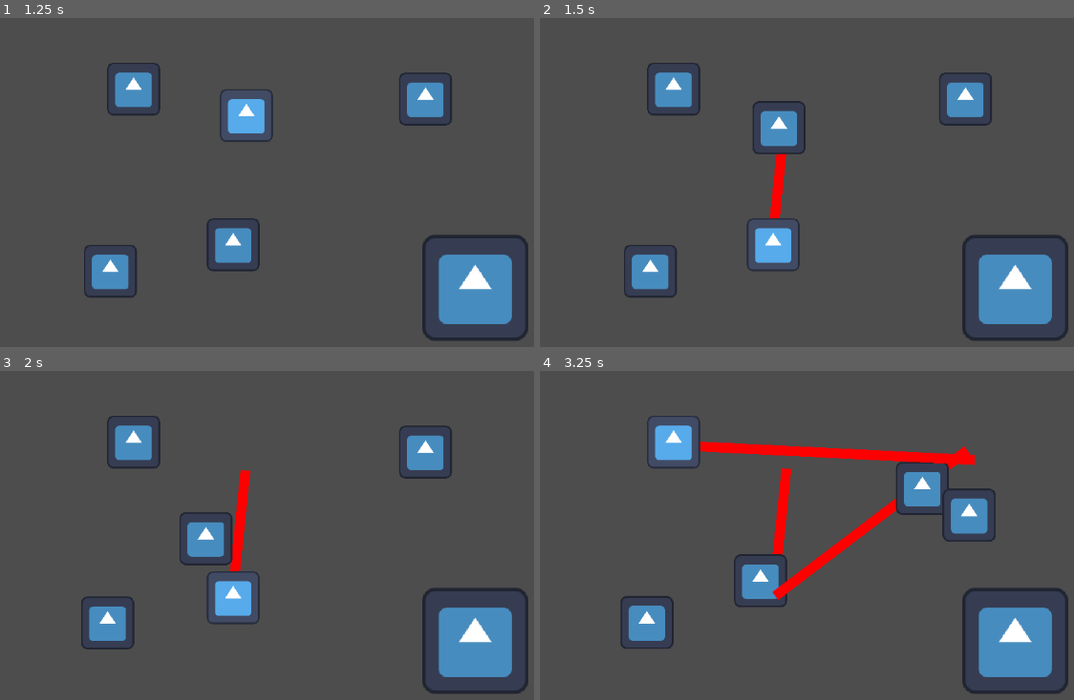
Above: before the commit, frames 1-4 (two rows, left to right).
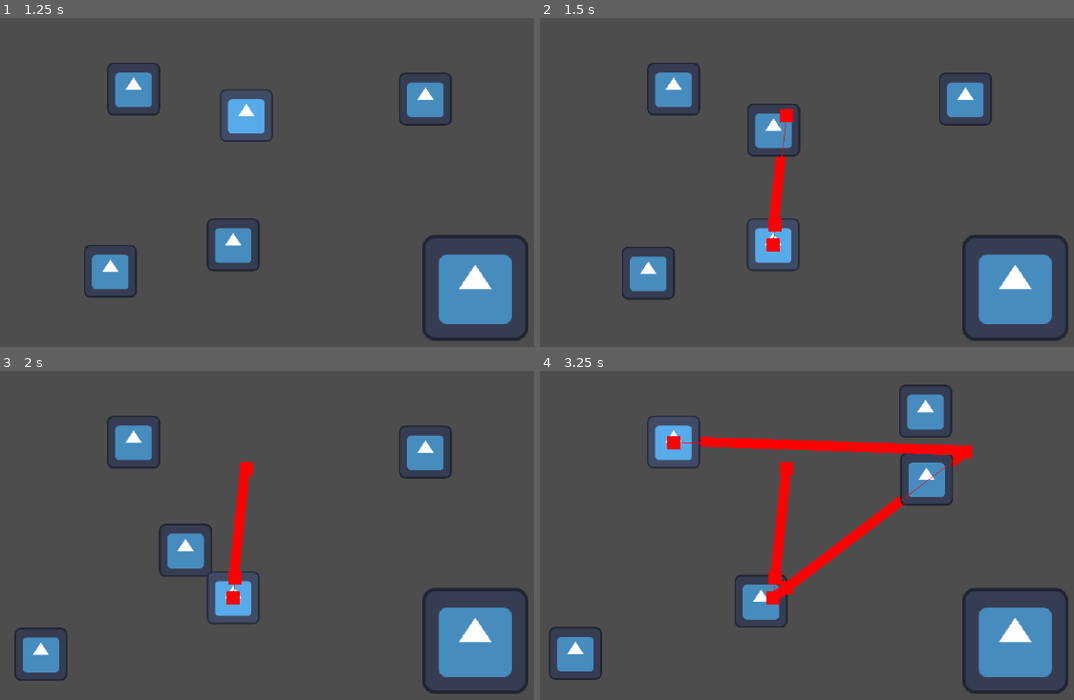
Above: after the commit, the same moments.

Repository: EEGAR1/summer-game-jam
Game: Godot game, scene res://scenes/main.tscn
Two runs of this game, one before a commit and one after it. Both use one fixed random seed, a clock stepped at 60 frames per second and the inputs below. The project has no main scene, so this scene is started directly. The engine's default icon, where the game draws it, is replaced by a stand-in: a white triangle on a blue panel in a dark square.
Inputs (mouse positions are in pixels of both pictures, inside the frame that each line leads up to):
- Up to frame 1 (1.25 s): tap Enter at 0.5 s; move the mouse to (245, 116) at 0.52 s; press the mouse at (245, 116) at 0.53 s
- Up to frame 2 (1.5 s): tap Space at 1.25 s; move the mouse to (774, 245) at 1.27 s; release the mouse at (774, 245) at 1.28 s; click (774, 245) at 1.35 s
- Up to frame 3 (2 s): no input
- Up to frame 4 (3.25 s): move the mouse to (967, 453) at 2.02 s; press the mouse at (967, 453) at 2.03 s; move the mouse to (673, 443) at 2.77 s; release the mouse at (673, 443) at 2.78 s; click (673, 443) at 2.85 s

Frame 1 is identical in both runs. In frame 2, 1.7% of the frame differs, in the area x 15-50%, y 25-86%; in frame 3, 3.7%; in frame 4, 8.5%, in the area x 1-86%, y 4-94%.

Commit message:
FINALLY PATHFINDING IS NOT HORRIBLE!!!!

Diff:
--- a/scenes/prefab/person.tscn
+++ b/scenes/prefab/person.tscn
@@ -25,11 +25,11 @@
 path_desired_distance = 50.0
 target_desired_distance = 50.0
 avoidance_enabled = true
-radius = 8.0
-neighbor_distance = 50.0
-time_horizon_agents = 5.0
-time_horizon_obstacles = 5.0
+neighbor_distance = 1000.0
+time_horizon_agents = 15.0
+time_horizon_obstacles = 15.0
 max_speed = 50.0
+debug_enabled = true
 
 [node name="BuildingSense" type="Area2D" parent="." unique_id=745415576]
 
--- /dev/null
+++ b/scripts/classes/custom_nav_path.gd
@@ -0,0 +1,37 @@
+class_name CustomPath
+
+var path : Array[Vector2]
+
+var overall_path : Array[Vector2]
+
+func translate(n : PackedVector2Array):
+	for i in n:
+		path.append(i)
+	overall_path = path.duplicate()
+
+func clear():
+	path.clear()
+
+func set_link(index : int, value : Vector2):
+	path.set(index, value)
+
+func get_path() -> Array[Vector2]:
+	return path
+
+func get_link(index : int) -> Vector2:
+	return path[index]
+
+func add_link(index : int, pos : Vector2):
+	path.insert(index, pos)
+
+func get_next_pos(global_position : Vector2, velocity : Vector2) -> Vector2:
+	if len(path) <= 0:	return global_position
+
+	var p = path[0]
+	if global_position.distance_to(p) < 8.0:
+		reach()
+
+	return p
+
+func reach():
+	path.pop_front()
--- a/scripts/person.gd
+++ b/scripts/person.gd
@@ -37,70 +37,51 @@
 			movement_target += Vector2(cos(rand), sin(rand)) * 16.0
 	navigation_agent.target_position = movement_target
 
-class CustomPath:
-	var path : Array[Vector2]
-
-	var overall_path : Array[Vector2]
-
-	func translate(n : PackedVector2Array):
-		for i in n:
-			path.append(i)
-		overall_path = path.duplicate()
-
-	func clear():
-		path.clear()
-
-	func set_link(index : int, value : Vector2):
-		path.set(index, value)
-
-	func get_path() -> Array[Vector2]:
-		return path
-
-	func get_link(index : int) -> Vector2:
-		return path[index]
-
-	func add_link(index : int, pos : Vector2):
-		path.insert(index, pos)
-
-	func get_next_pos(global_position : Vector2, velocity : Vector2) -> Vector2:
-		if len(path) <= 0:	return global_position
-
-		var p = path[0]
-		if global_position.distance_to(p) < 8.0:
-			reach()
-
-		return p
-
-	func reach():
-		path.pop_front()
-
 var current_path : CustomPath = CustomPath.new()
 
-var steps := 12
+var steps := 1
 func path_postprocess():
 	current_path.clear()
 	current_path.translate(navigation_agent.get_current_navigation_path())
+	current_path.path = [current_path.path[0], current_path.path[len(current_path.path) - 1]]
 
+	'''
 	for step in range(steps):
 		# Bump path points that go through other agents
 		var last_link := global_position
-		for link in current_path.get_path():
+		for link in current_path.get_path().duplicate():
 			var index = current_path.get_path().find(link)
-
-			var space_state = get_world_2d().direct_space_state
-			var query = PhysicsRayQueryParameters2D.create(link, last_link)
-			query.exclude.append(self.get_rid())
-			var result = space_state.intersect_ray(query)
-
-			if result != {}:	if result.collider != self:	if result.collider is Person:
-				# Calculate nudge
-				var starting = result.position
-				var other_target = result.collider.global_position
-				var vector = starting - other_target
-				current_path.add_link(index, other_target + vector.normalized() * 18.0)
+			var results = check_box_intersection(link, last_link, 16.0)
+			for result in results:
+				if result != {}:	if result.collider != self:	if result.collider is Person:
+					# Calculate nudge
+					var other_target = result.collider.global_position
+					var sign_ = sign(link - other_target).x if abs(link.x - other_target.x) > abs(link.y - other_target.y) else sign(link - other_target).y
+					var vector = (link - other_target).rotated(deg_to_rad(90 * sign_))
+					current_path.add_link(index, other_target + vector.normalized() * 18.0)
 
 			last_link = link
+	'''
 
+func check_box_intersection(from_pos: Vector2, to_pos: Vector2, box_width: float):
+	var center = (from_pos + to_pos) / 2
+	var direction = (to_pos - from_pos)
+	var length = direction.length()
+	var angle = direction.angle()
+
+	var shape = RectangleShape2D.new()
+	shape.size = Vector2(box_width, length)
+
+	var query = PhysicsShapeQueryParameters2D.new()
+	query.set_shape(shape)
+	query.transform = Transform2D(angle, center)
+
+	var space_state = get_world_2d().direct_space_state
+	var result = space_state.intersect_shape(query)
+
+	return result
+
+var stopped := false
 func _physics_process(delta):
 	queue_redraw()
 
@@ -108,6 +89,8 @@
 
 	match current_state:
 		STATE.WORKING:
+			stopped = false
+
 			# Select and move a worker
 			if mouse_over and Input.is_action_just_pressed("m1"):
 				current_state = STATE.SELECTED
@@ -125,14 +108,14 @@
 			navigation_agent.set_velocity(n_velocity)
 
 		STATE.SELECTED:
-			navigation_agent.set_velocity(Vector2.ZERO)
+			stopped = true
 			modulate = Color(1.224, 1.224, 1.224, 1.0)
 			if Input.is_action_just_pressed("m1"):
 				set_movement_target(get_global_mouse_position())
 				current_state = STATE.WORKING
 
 		STATE.BUILDING:
-			navigation_agent.set_velocity(Vector2.ZERO)
+			stopped = true
 
 	target_positions.set(id, navigation_agent.target_position)
 
@@ -145,9 +128,11 @@
 func _on_mouse_exited() -> void:
 	mouse_over = false
 
-
 func _on_navigation_agent_2d_velocity_computed(safe_velocity: Vector2) -> void:
-	velocity = safe_velocity
+	if stopped:
+		velocity = Vector2.ZERO
+	else:
+		velocity = safe_velocity.normalized() * 50.0
 	move_and_slide()
 
 @onready var building_sense: Area2D = $BuildingSense
Not shown, added: scripts/classes/custom_nav_path.gd.uid
